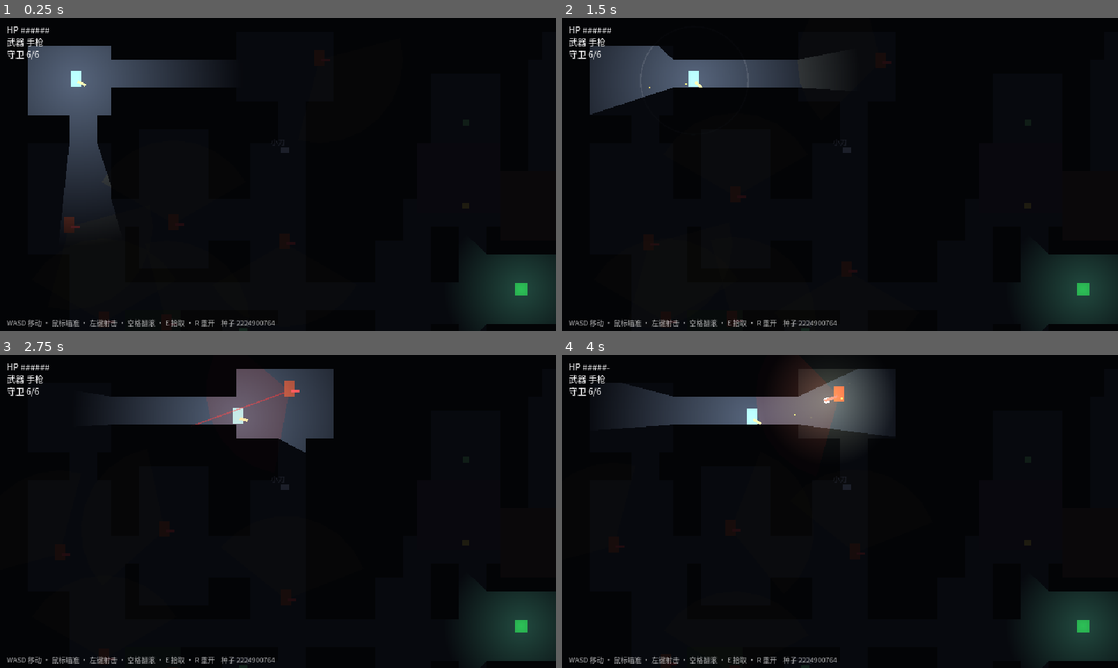
Above: before the commit, frames 1-4 (two rows, left to right).
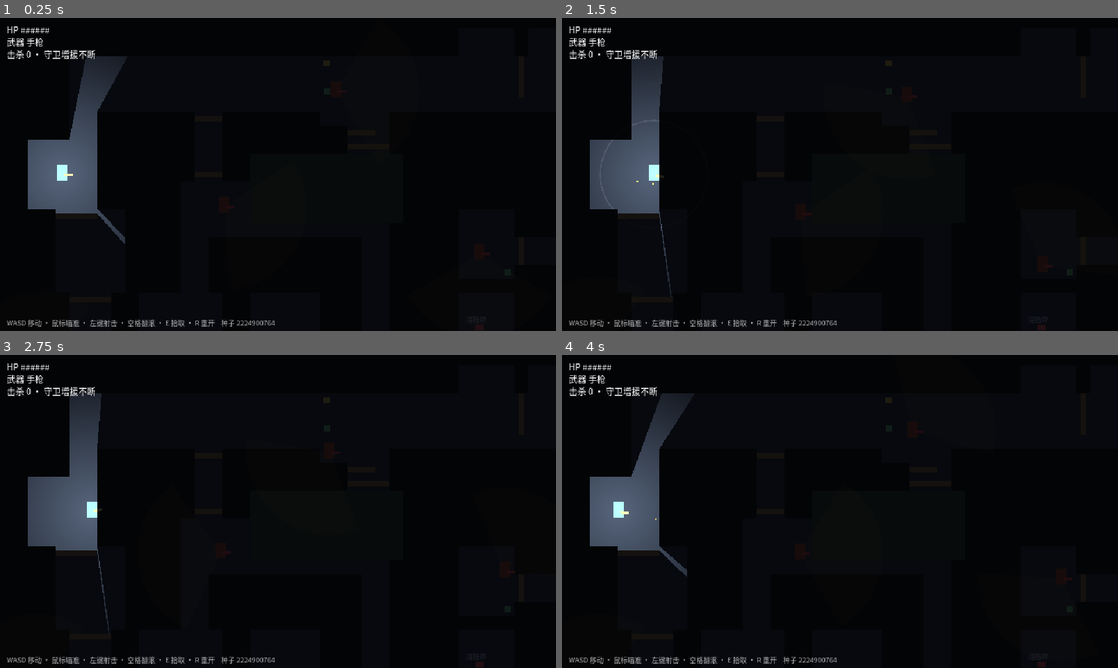
Above: after the commit, the same moments.

Repository: 1qw234e3/squid-rogue
Game: Godot game, scene res://scenes/m0/M0Arena.tscn
Two runs of this game, one before a commit and one after it. Both use one fixed random seed, a clock stepped at 60 frames per second and the inputs below. This scene is started directly instead of the project's main scene.
Inputs (mouse positions are in pixels of both pictures, inside the frame that each line leads up to):
- Up to frame 1 (0.25 s): no input
- Up to frame 2 (1.5 s): tap Enter (ui_accept) at 0.5, 0.77 s; move the mouse to (962, 158) at 0.52 s; hold D (move_right) 0.53-1.25 s; hold E (interact) 0.53-1.25 s; click (962, 158) at 0.67 s; drag from (728, 190) to (1084, 290) at 1.27 s
- Up to frame 3 (2.75 s): move the mouse to (333, 442) at 2.02 s; hold D (move_right) from 2.03 s (still down); hold E (interact) from 2.03 s (still down); tap Space (roll) at 2.1 s
- Up to frame 4 (4 s): release D (move_right) at 2.75 s; release E (interact) at 2.75 s; drag from (812, 574) to (673, 464) at 2.77 s; move the mouse to (1006, 558) at 3.52 s; hold A (move_left) from 3.53 s (still down); hold E (interact) from 3.53 s (still down); tap J at 3.6 s; tap Enter (ui_accept) at 3.77 s

The runs differ from the first frame. In frame 1, 11% of the frame differs, in the area x 1-100%, y 8-100%; in frame 2, 12%; in frame 3, 14%, in the area x 1-100%, y 4-100%; in frame 4, 14%.

Commit message:
[m0] 守卫猎杀:地图扩至72x44 + 每房间一门 + 守卫无限增援
- 地图 44x28→72x44 格,房间数翻倍,地标染色房扩到5个,
  稀有物6个、武器箱4把(近战保底+三枪全放)
- 每个房间装一道门(扫描房间四边走廊开口,≤3格的门洞随机挑一个):
  关门挡路/挡子弹/挡守卫视线/挡光;玩家E开关,守卫走近自动推开2s回弹;
  关上身后的门掐断追兵视线成为新潜行动作
- 守卫无限增援:场上常驻9个(决赛13),击杀后6~10s在远离玩家(>180px)
  的房间补刷,HUD改为击杀计数;清场不再可能,逃向出口才是唯一出路

Co-Authored-By: Claude Fable 5 <noreply@anthropic.com>

Diff:
--- /dev/null
+++ b/scripts/m0/door.gd
@@ -0,0 +1,82 @@
+extends StaticBody2D
+## 房间门:关闭时挡路、挡子弹、挡视线(守卫的 LOS 射线)、挡光(夜战遮光体)。
+## 玩家 E 开关——关上身后的门能掐断追兵视线;守卫走近会自动推开(2s 后回弹)。
+
+var door_size := Vector2(32, 6)
+var open := false
+var auto_close := 0.0
+var visual: ColorRect
+var shape: CollisionShape2D
+var occluder: LightOccluder2D
+
+
+func setup(size_: Vector2) -> void:
+	door_size = size_
+
+
+func _ready() -> void:
+	add_to_group("doors")
+	collision_layer = 1  # 与墙同层:挡移动/子弹/视线射线
+	collision_mask = 0
+	shape = CollisionShape2D.new()
+	var rect := RectangleShape2D.new()
+	rect.size = door_size
+	shape.shape = rect
+	add_child(shape)
+	occluder = LightOccluder2D.new()
+	var poly := OccluderPolygon2D.new()
+	var half := door_size / 2.0
+	poly.polygon = PackedVector2Array([
+		Vector2(-half.x, -half.y), Vector2(half.x, -half.y),
+		Vector2(half.x, half.y), Vector2(-half.x, half.y),
+	])
+	occluder.occluder = poly
+	add_child(occluder)
+	visual = ColorRect.new()
+	visual.size = door_size
+	visual.position = -door_size / 2.0
+	visual.color = Color("9a7b4f")  # 门板:比墙亮,黑暗里贴近也认得出
+	add_child(visual)
+
+
+func _physics_process(delta: float) -> void:
+	if open:
+		auto_close -= delta
+		if auto_close <= 0.0 and not _doorway_blocked():
+			_set_open(false)
+	else:
+		# 守卫走近自动推开(他们不讲礼貌)
+		for g in get_tree().get_nodes_in_group("guards"):
+			if g.global_position.distance_to(global_position) < 18.0:
+				_set_open(true)
+				auto_close = 2.0
+				break
+	# 玩家 E 开关
+	if Input.is_action_just_pressed("interact"):
+		var p := get_tree().get_first_node_in_group("player")
+		if p != null and p.global_position.distance_to(global_position) < 22.0:
+			if open and _doorway_blocked():
+				return  # 门口有人,关不上
+			_set_open(not open)
+			auto_close = 6.0 if open else 0.0  # 玩家开的门多留一会儿
+
+
+func _set_open(v: bool) -> void:
+	if open == v:
+		return
+	open = v
+	shape.set_deferred("disabled", v)
+	occluder.visible = not v       # 开门 = 不再遮光/遮视线
+	visual.modulate.a = 0.25 if v else 1.0
+	Game.play_sfx_at("melee_hit", global_position, 1.6 if v else 1.2)
+
+
+func _doorway_blocked() -> bool:
+	var margin := maxf(door_size.x, door_size.y) / 2.0 + 10.0
+	var p := get_tree().get_first_node_in_group("player")
+	if p != null and p.global_position.distance_to(global_position) < margin:
+		return true
+	for g in get_tree().get_nodes_in_group("guards"):
+		if g.global_position.distance_to(global_position) < margin:
+			return true
+	return false
--- a/scripts/m0/m0_arena.gd
+++ b/scripts/m0/m0_arena.gd
@@ -10,16 +10,20 @@
 const WeaponScript := preload("res://scripts/combat/weapon.gd")
 const ShakeCamera := preload("res://scripts/m0/shake_camera.gd")
 const Loot := preload("res://scripts/combat/loot.gd")
+const Door := preload("res://scripts/m0/door.gd")
 
 const CELL := 16
-const GRID_W := 44
-const GRID_H := 28
-const MAX_GUARDS := 6
+const GRID_W := 72
+const GRID_H := 44
+const GUARD_CAP := 9         # 场上守卫常驻数(死了会增援补满)
+const GUARD_CAP_FINALE := 13
+const RESPAWN_MIN := 6.0     # 增援间隔
+const RESPAWN_MAX := 10.0
 
 const COLOR_FLOOR := Color("39424f")
 const COLOR_WALL := Color("171c24")
-# 地标房间的地面染色(设计议题 1.4):紫/绿/红,给玩家可指认的"那个房间"
-const ROOM_TINTS: Array = [Color("46394f"), Color("394f41"), Color("4f3a39")]
+# 地标房间的地面染色(设计议题 1.4):给玩家可指认的"那个房间"
+const ROOM_TINTS: Array = [Color("46394f"), Color("394f41"), Color("4f3a39"), Color("3a4a52"), Color("4d4a35")]
 
 var rng := RandomNumberGenerator.new()
 var run_seed := 0
@@ -27,8 +31,9 @@
 var rooms: Array = []
 var astar := AStarGrid2D.new()
 var player: CharacterBody2D
-var guards_total := 0
-var guards_left := 0
+var guard_cap := GUARD_CAP
+var kills := 0
+var respawn_times: Array = []  # 待增援的时间点(elapsed 时间轴)
 var elapsed := 0.0
 var finished := false
 var room_tints := {}  # 房间下标 -> 地标染色
@@ -48,6 +53,7 @@
 	_pick_landmark_rooms()
 	_setup_astar()
 	_build_walls()
+	_spawn_doors()
 	_setup_darkness()
 	_setup_hud()  # HUD 先建好,玩家 _ready 里发的初始信号才能被接到
 	_spawn_player()
@@ -63,8 +69,16 @@
 
 
 func _process(delta: float) -> void:
-	if not finished:
-		elapsed += delta
+	if finished:
+		return
+	elapsed += delta
+	# 守卫增援:到点且场上没满编,就在远离玩家的房间刷一个
+	for t in respawn_times.duplicate():
+		if elapsed >= t:
+			respawn_times.erase(t)
+			if get_tree().get_nodes_in_group("guards").size() < guard_cap:
+				_spawn_one_guard(true)
+				Game.float_text(player.global_position + Vector2(0, -30), "守卫增援抵达", Color("ff8080"))
 
 
 func _unhandled_input(event: InputEvent) -> void:
@@ -238,30 +252,86 @@
 
 
 func _spawn_guards() -> void:
-	# 决赛占位:守卫猎杀加强版,守卫数量上调
-	var cap := 10 if Run.is_finale() else MAX_GUARDS
-	var count := mini(rooms.size() - 1, cap)
-	for i in count:
-		var room: Rect2i = rooms[1 + (i % (rooms.size() - 1))]
-		var g := GuardScript.new()
-		g.setup(self, player, _random_floor_in_room(room), _random_floor_in_room(room))
-		add_child(g)
-		g.global_position = _random_floor_in_room(room)
-	guards_total = count
-	guards_left = count
+	guard_cap = GUARD_CAP_FINALE if Run.is_finale() else GUARD_CAP
+	for i in mini(rooms.size() - 1, guard_cap):
+		_spawn_one_guard(false)
 	_refresh_guard_label()
+
+
+## far_from_player:增援不会刷脸上,挑 180px 以外的房间
+func _spawn_one_guard(far_from_player: bool) -> void:
+	var room: Rect2i = rooms[rng.randi_range(1, rooms.size() - 1)]
+	if far_from_player:
+		for attempt in 12:
+			room = rooms[rng.randi_range(1, rooms.size() - 1)]
+			if _cell_center(room.get_center()).distance_to(player.global_position) > 180.0:
+				break
+	var g := GuardScript.new()
+	g.setup(self, player, _random_floor_in_room(room), _random_floor_in_room(room))
+	add_child(g)
+	g.global_position = _random_floor_in_room(room)
+
+
+## 给每个房间装一道门:扫描房间四边的走廊开口,挑一个装上
+func _spawn_doors() -> void:
+	for room_v in rooms:
+		var room: Rect2i = room_v
+		var gaps := _collect_gaps(room)
+		var candidates: Array = []
+		for g in gaps:
+			if g.cells.size() <= 3:  # 太宽的开口不是门洞,是房间相连
+				candidates.append(g)
+		if candidates.is_empty():
+			continue
+		var gap: Dictionary = candidates[rng.randi_range(0, candidates.size() - 1)]
+		var first: Vector2i = gap.cells[0]
+		var last: Vector2i = gap.cells[gap.cells.size() - 1]
+		var center := (_cell_center(first) + _cell_center(last)) / 2.0
+		var span: int = gap.cells.size() * CELL
+		var door := Door.new()
+		door.setup(Vector2(span, 6) if gap.horizontal else Vector2(6, span))
+		add_child(door)
+		door.global_position = center
+
+
+## 找出房间边界外一圈上的地面开口(走廊入口),按连续段分组
+func _collect_gaps(room: Rect2i) -> Array:
+	var gaps: Array = []
+	var edges := [
+		{"horizontal": true, "y": room.position.y - 1},
+		{"horizontal": true, "y": room.position.y + room.size.y},
+	]
+	for e in edges:
+		var run: Array = []
+		for x in range(room.position.x, room.position.x + room.size.x):
+			if e.y >= 0 and e.y < GRID_H and grid[e.y][x] == 0:
+				run.append(Vector2i(x, e.y))
+			elif not run.is_empty():
+				gaps.append({"cells": run.duplicate(), "horizontal": true})
+				run.clear()
+		if not run.is_empty():
+			gaps.append({"cells": run, "horizontal": true})
+	var vedges := [room.position.x - 1, room.position.x + room.size.x]
+	for vx in vedges:
+		var run: Array = []
+		for y in range(room.position.y, room.position.y + room.size.y):
+			if vx >= 0 and vx < GRID_W and grid[y][vx] == 0:
+				run.append(Vector2i(vx, y))
+			elif not run.is_empty():
+				gaps.append({"cells": run.duplicate(), "horizontal": false})
+				run.clear()
+		if not run.is_empty():
+			gaps.append({"cells": run, "horizontal": false})
+	return gaps
 
 
 func _spawn_weapon_crates() -> void:
 	# 每局从武器池随机预放 3 把(去重),验证"捡随机武器"的循环;
 	# 近战必出 1 把——无声击杀流不该看运气脸色
+	# 地图变大了:近战保底 1 把 + 三把枪全放,但散得更开
 	var melee_pool: Array = [WeaponScript.KNIFE, WeaponScript.AXE]
-	var gun_pool: Array = [WeaponScript.SHOTGUN, WeaponScript.SMG, WeaponScript.RIFLE]
-	var picks: Array = [melee_pool[rng.randi_range(0, melee_pool.size() - 1)]]
-	for i in 2:
-		var pick = gun_pool[rng.randi_range(0, gun_pool.size() - 1)]
-		gun_pool.erase(pick)
-		picks.append(pick)
+	var picks: Array = [melee_pool[rng.randi_range(0, melee_pool.size() - 1)],
+		WeaponScript.SHOTGUN, WeaponScript.SMG, WeaponScript.RIFLE]
 	for stats in picks:
 		if rooms.size() < 3:
 			break
@@ -274,7 +344,7 @@
 
 func _spawn_loot() -> void:
 	# 迷宫里的稀有物:这关挨枪子,食物(回血)和钱对半分
-	for i in 3:
+	for i in 6:
 		if rooms.size() < 3:
 			break
 		var room: Rect2i = rooms[rng.randi_range(1, rooms.size() - 2)]
@@ -325,11 +395,13 @@
 
 
 func _refresh_guard_label() -> void:
-	hud_guards.text = "守卫 %d/%d" % [guards_left, guards_total]
+	hud_guards.text = "击杀 %d · 守卫增援不断" % kills
 
 
 func _on_guard_died(_guard: Node) -> void:
-	guards_left -= 1
+	kills += 1
+	if not finished:
+		respawn_times.append(elapsed + rng.randf_range(RESPAWN_MIN, RESPAWN_MAX))
 	_refresh_guard_label()
 
 
@@ -346,7 +418,7 @@
 	if finished:
 		return
 	finished = true
-	var stats_line := "逃出迷宫!用时 %.1f 秒,击杀守卫 %d/%d" % [elapsed, guards_total - guards_left, guards_total]
+	var stats_line := "逃出迷宫!用时 %.1f 秒,击杀守卫 %d" % [elapsed, kills]
 	hud_msg.text = stats_line if Run.active else stats_line + " —— 按 R 再来一局"
 	hud_msg.visible = true
 	if Run.active:
